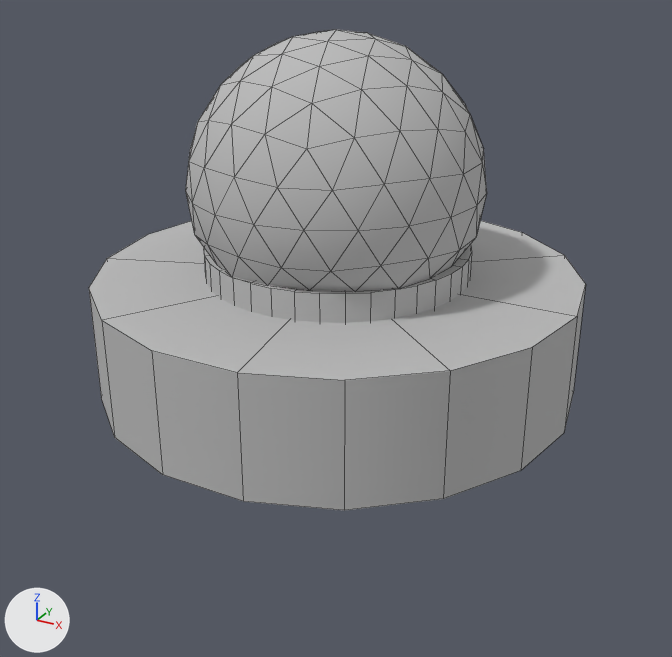
Before and after pictures for a commit that changed the OBJ model __source_assets/dome.obj.
One viewpoint serves both versions: a camera (50 mm lens) standing at (186.0, -338.0, 115.0) and looking at (6.0, -12.0, -48.0). Every picture has the same lights, and +X, +Y and +Z are marked at lower left. Mesh edges are drawn as thin lines. Where no turn or scale is listed for an object, it has been applied to the vertices.

Objects in the first picture: 'dome'.
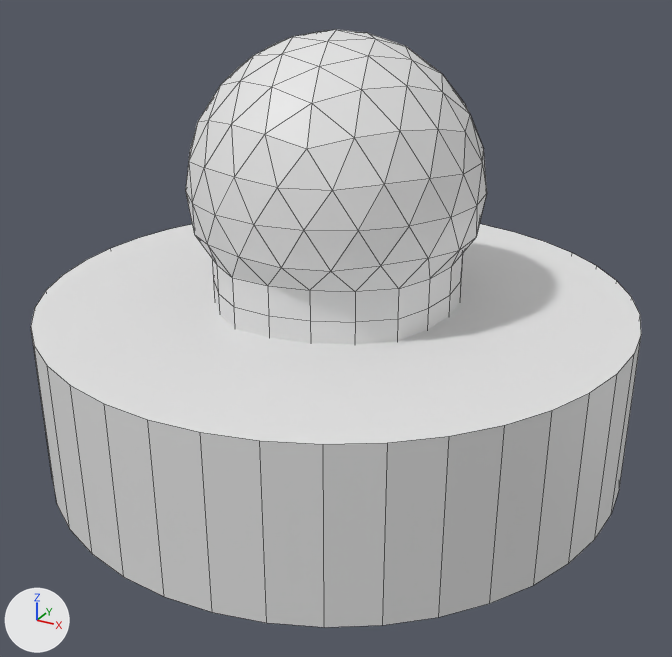
Location of each change, [x1, y1, x2, y2] in pixels of the pictures (672 x 657 px):
'dome', reshaped (23% wider, 24% taller)
    before: [89, 30, 586, 510]
    after: [31, 30, 641, 627]
part 1 of me_dome, added
    after: [31, 224, 641, 627]
part 2 of me_dome, cut back
    before: [89, 220, 586, 510]
    after: [212, 255, 462, 344]
part 3 of me_dome, recoloured (grey to white)
    both: [185, 30, 487, 291]

What changed in the scene script:
```text
Change me_dome:
    used by ob_dome; location = (0.0, 0.0, 0.0)
    remove me_dome.from_pydata(...)  # 245 vertices, 351 faces; spans x -106.0..107.0, y -104.0..106.0, z -78.0..76.0
    add me_dome.from_pydata(...)  # 251 vertices, 322 faces; spans x -130.0..130.0, y -130.0..130.0, z -110.0..76.0
    me_dome part 1: a new loose piece, a 40-sided cylinder along z spanning x -130.0..130.0, y -130.0..130.0, z -110.0..-37.0
    me_dome part 2
    114 vertices are removed from x -106.0..107.0, y -104.0..106.0, z -78.0..-14.0
    111 faces are deleted
    20 new vertices lie (0.0, 0.0, -12.0) away from vertices in x -56.0..54.0, y -54.0..54.0, z -15.0
    20 new vertices lie (0.0, 0.0, -13.0) away from vertices in x -56.0..54.0, y -54.0..54.0, z -27.0
    40 new faces join them
    me_dome part 3: 240 faces spanning x -63.0..63.0, y -63.0..63.0, z -15.0..76.0 switch from mat_initialshadinggroup (grey #bcbcbc) to no material
```
